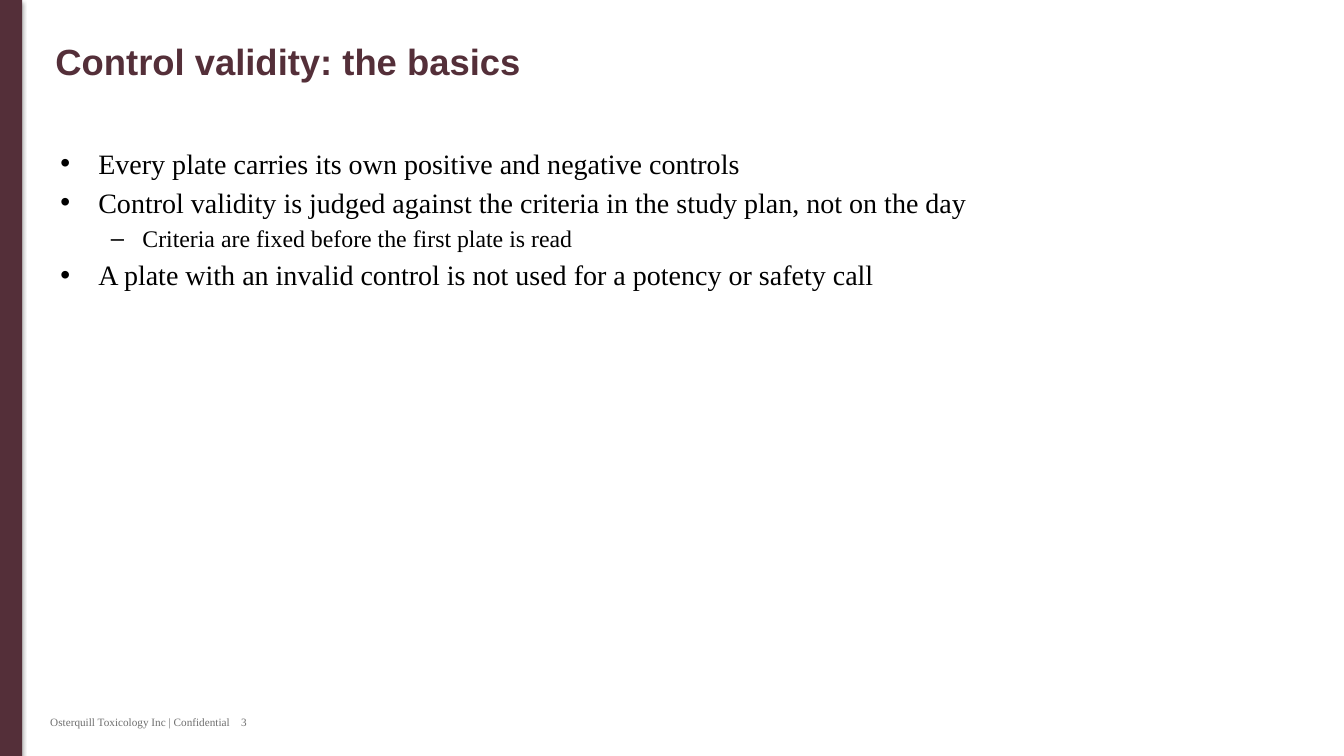
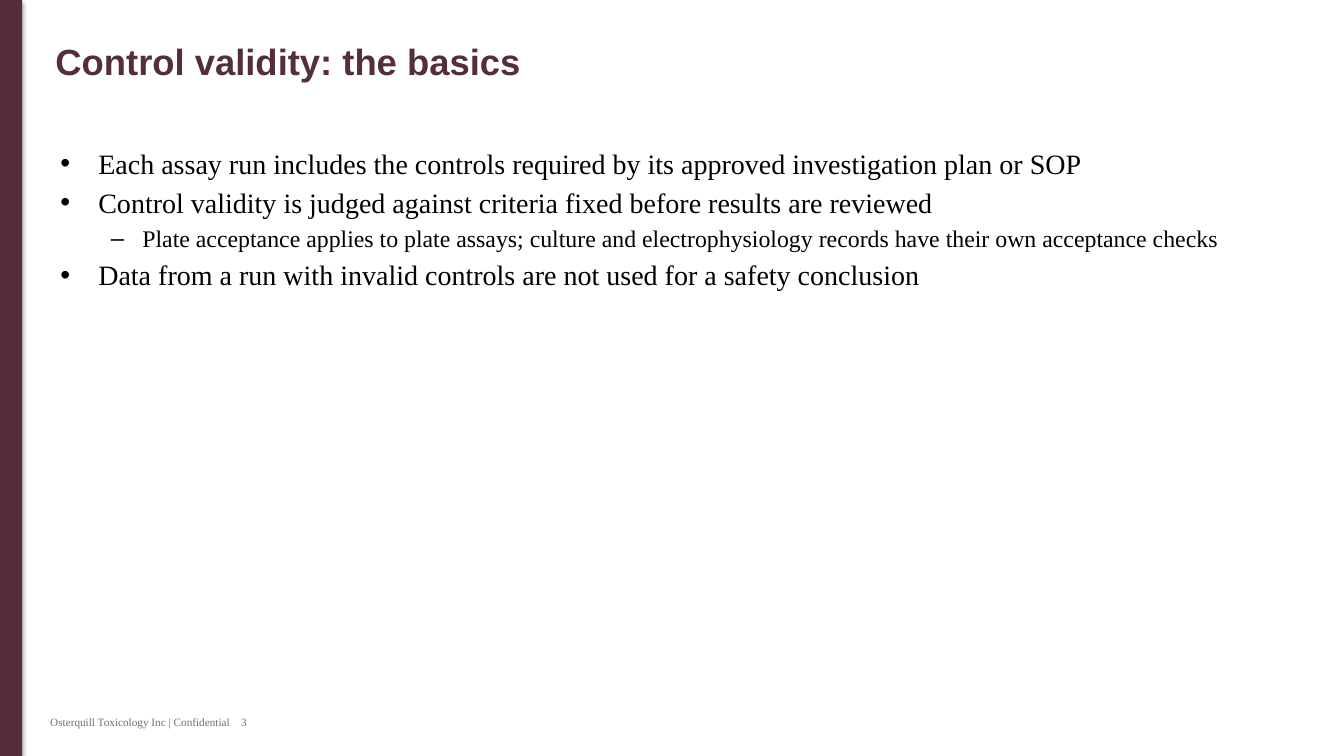
Before and after one commit to 60xAI/portco-mock-dataset, a slide deck: slide 3 of output/heldback_firm_G/OsterquillData/Marketing/Working_Copies/2024/Copy of Plate_Acceptance_092424 (2).pptx. Drawn at 1344x756 pixels with LibreOffice and Linux fonts; fonts in the diff are those of the drawing. Boxes give left, top, right and bottom in pixels: in the first picture for what was removed or moved away, otherwise in the second. Text is boxed around its words. In the diff, an @@ line names an element or a change of style, - is before the commit and + after.

Commit message:
Stage 8 review fixes: G-006

```diff
--- a/output/heldback_firm_G/OsterquillData/Marketing/Working_Copies/2024/Copy of Plate_Acceptance_092424 (2).pptx
+++ b/output/heldback_firm_G/OsterquillData/Marketing/Working_Copies/2024/Copy of Plate_Acceptance_092424 (2).pptx
@@ text at box(98, 154, 1218, 291): text changed @@
-• Every plate carries its own positive and negative controls
-• Control validity is judged against the criteria in the study plan, not on the day
-  – Criteria are fixed before the first plate is read
-• A plate with an invalid control is not used for a potency or safety call
+• Each assay run includes the controls required by its approved investigation plan or SOP
+• Control validity is judged against criteria fixed before results are reviewed
+  – Plate acceptance applies to plate assays; culture and electrophysiology records have their own acceptance checks
+• Data from a run with invalid controls are not used for a safety conclusion
```
Also in this commit, not shown: 4 other slides changed, 1 other file.
